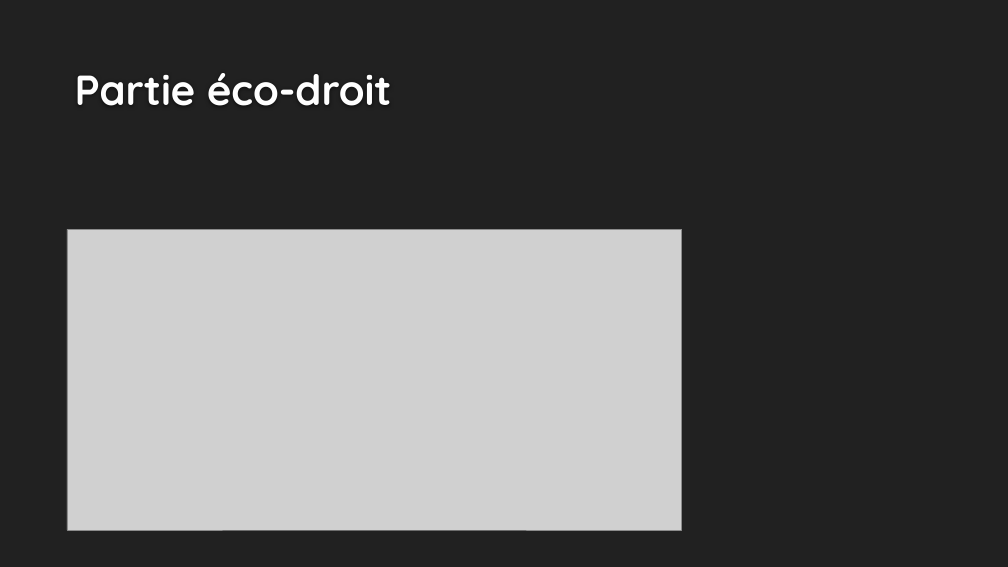
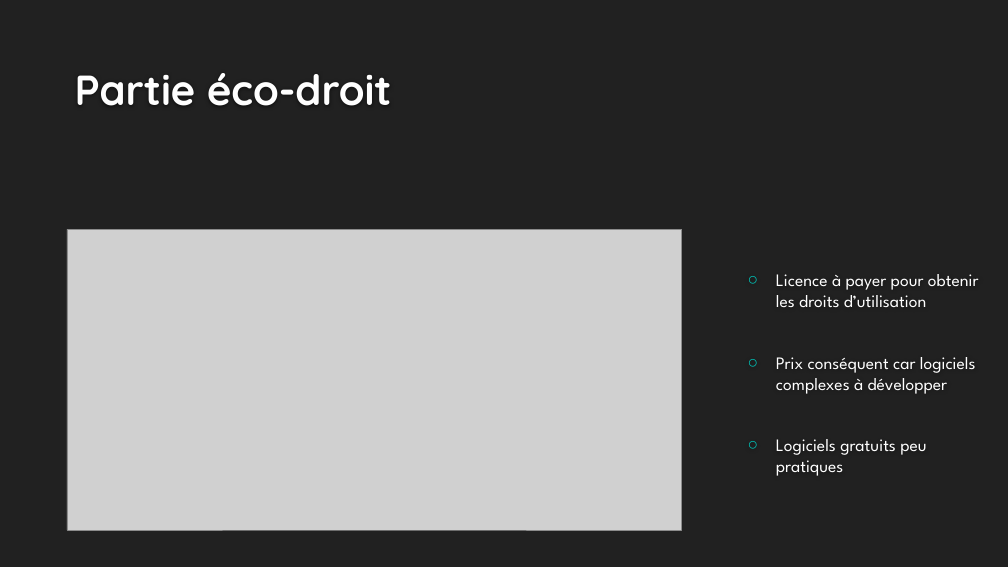
Before and after one commit to 52Alexis/PTUTS1A2, a slide deck: slide 2 of Soutenance/Les logiciels de Musique Assistée par Ordinateur.pptx. Drawn at 1008x567 pixels with LibreOffice and Linux fonts; fonts in the diff are those of the drawing; grey boxes stand for pictures; background and template pictures are left out. Boxes give left, top, right and bottom in pixels: in the first picture for what was removed or moved away, otherwise in the second. Text is boxed around its words. In the diff, an @@ line names an element or a change of style, - is before the commit and + after.

```diff
--- a/Soutenance/Les logiciels de Musique Assistée par Ordinateur.pptx
+++ b/Soutenance/Les logiciels de Musique Assistée par Ordinateur.pptx
@@ text added at (x1=776, y1=274, x2=979, y2=476), 16.6 pt, text #FFFFFF @@
+○ Licence à payer pour obtenir les droits d’utilisation
+○ Prix conséquent car logiciels complexes à développer
+○ Logiciels gratuits peu pratiques
```
Also in this commit, not shown: 3 other slides changed, 1 slide added.
